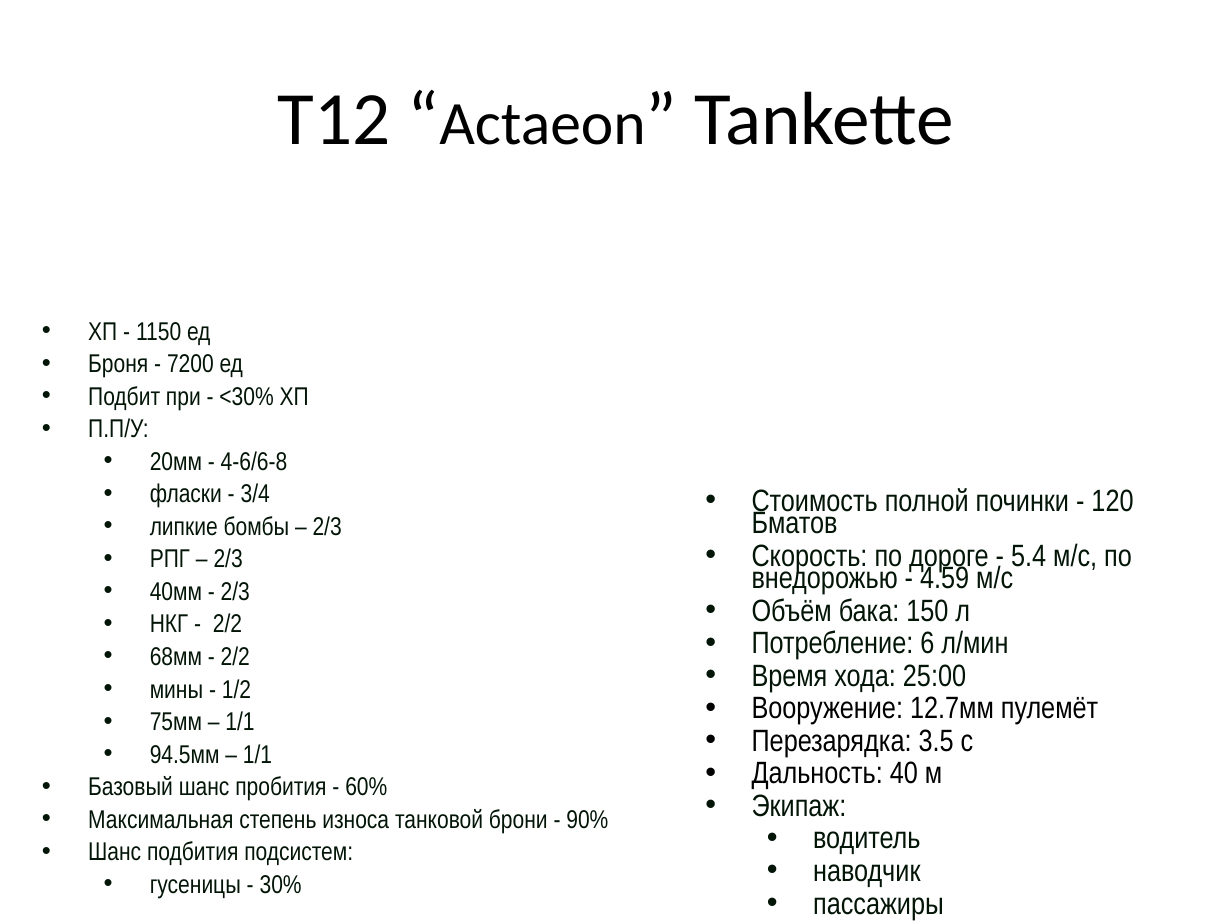
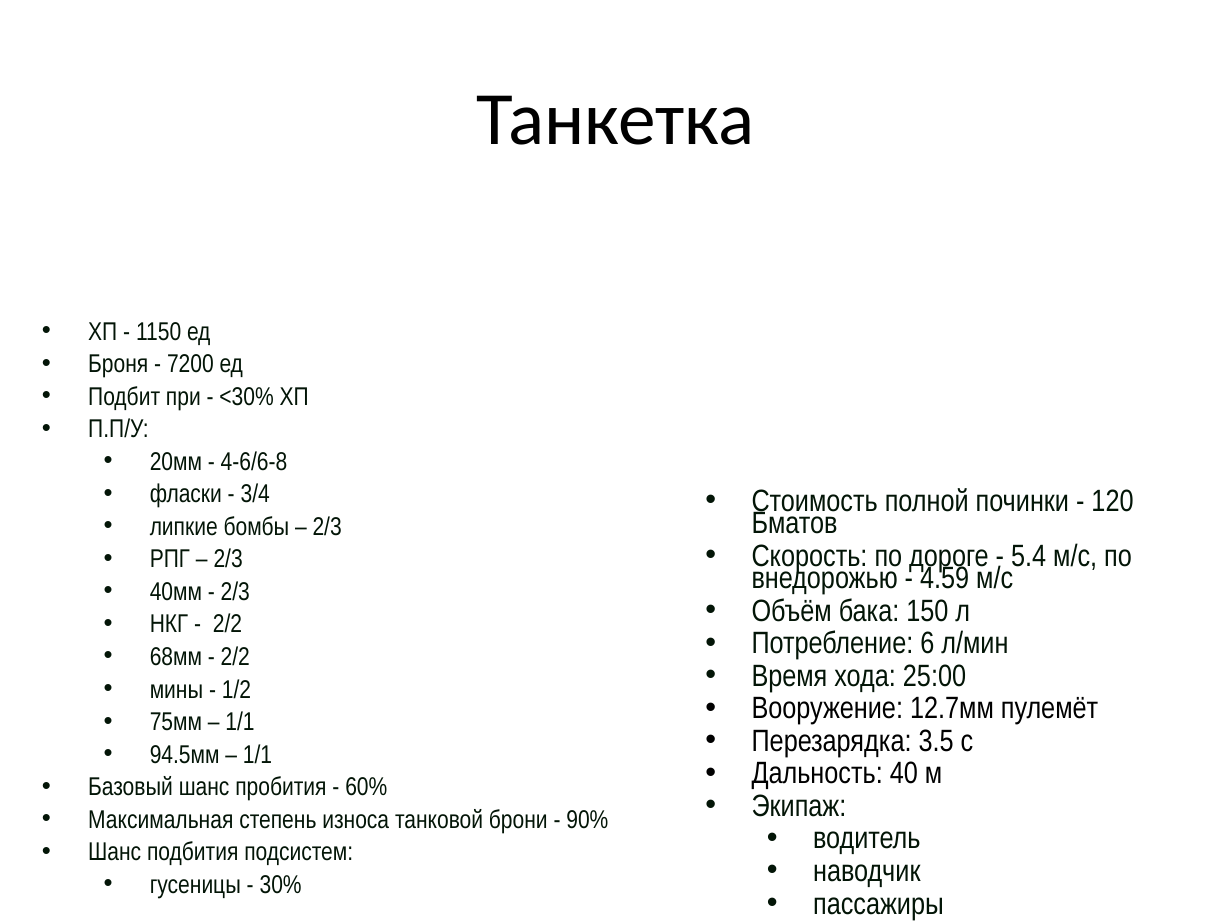
Before and after one commit to shipkovandrej/foxhole_tanks_stats, a slide deck: slide 3 of test.pptx (slide 4 before the commit). Drawn at 1232x924 pixels with LibreOffice and Linux fonts; fonts in the diff are those of the drawing. Boxes give left, top, right and bottom in pixels: in the first picture for what was removed or moved away, otherwise in the second. Text is boxed around its words. In the diff, an @@ line names an element or a change of style, - is before the commit and + after.

```diff
--- a/test.pptx
+++ b/test.pptx
@@ title at bbox=[477, 95, 755, 145]: text changed @@
-T12 “Actaeon” Tankette
+Танкетка
```
Also in this commit, not shown: 2 other slides changed, 1 slide removed, 1 other file.
